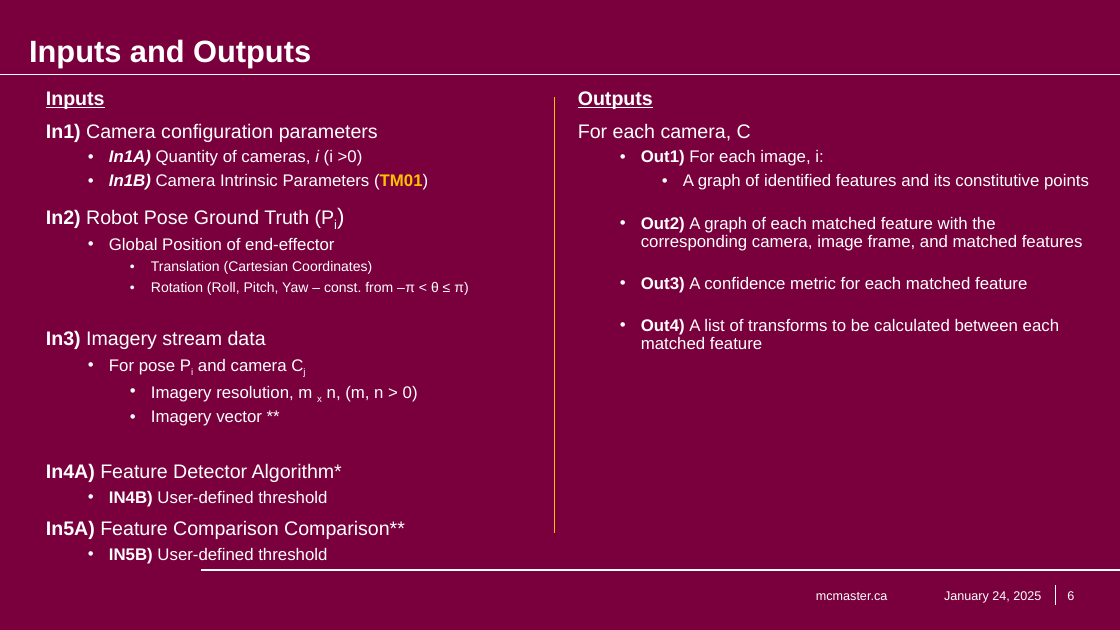
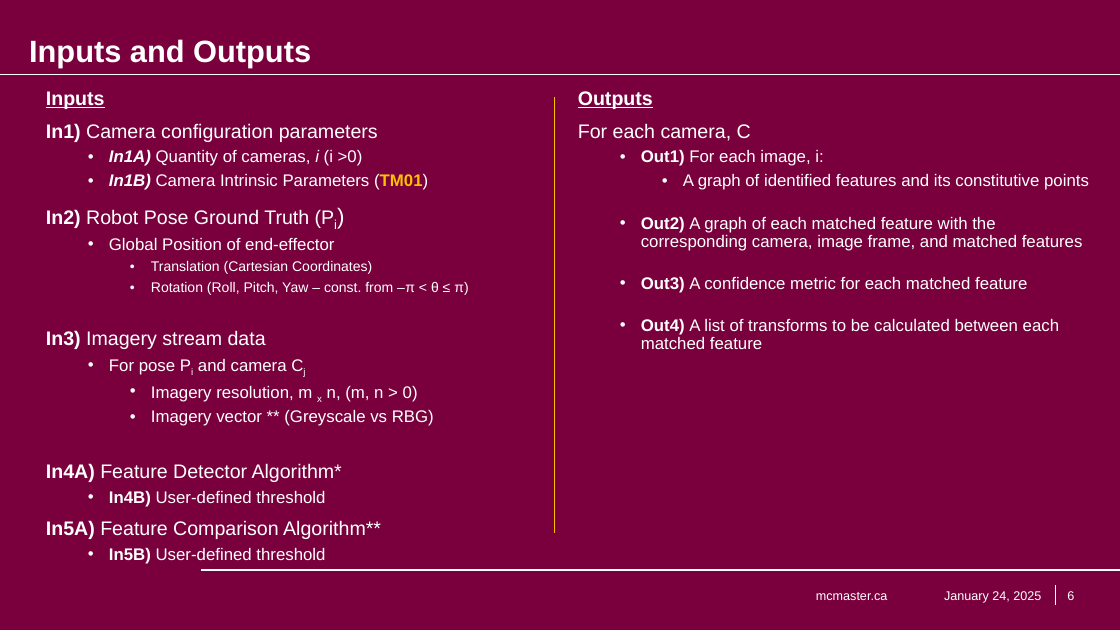
Before and after one commit to KiranSingh15/CAS-741-Image-Correspondences, a slide deck: slide 6 of docs/Presentations/SRS_Presentation/Kiran Singh - SRS Presentation - Image Feature Correspondences.pptx. Drawn at 1120x630 pixels with LibreOffice and Linux fonts; fonts in the diff are those of the drawing; background and template pictures are left out. Boxes give left, top, right and bottom in pixels: in the first picture for what was removed or moved away, otherwise in the second. Text is boxed around its words. In the diff, an @@ line names an element or a change of style, - is before the commit and + after.

```diff
--- a/docs/Presentations/SRS_Presentation/Kiran Singh - SRS Presentation - Image Feature Correspondences.pptx
+++ b/docs/Presentations/SRS_Presentation/Kiran Singh - SRS Presentation - Image Feature Correspondences.pptx
@@ text at bbox=[151, 409, 434, 426]: text changed @@
-    • Imagery vector **
+    • Imagery vector ** (Greyscale vs RBG)
@@ text at bbox=[46, 490, 381, 564]: text changed @@
-  • IN4B) User-defined threshold
-In5A) Feature Comparison Comparison**
-  • IN5B) User-defined threshold
+  • In4B) User-defined threshold
+In5A) Feature Comparison Algorithm**
+  • In5B) User-defined threshold
```
Also in this commit, not shown: 6 other slides changed.
